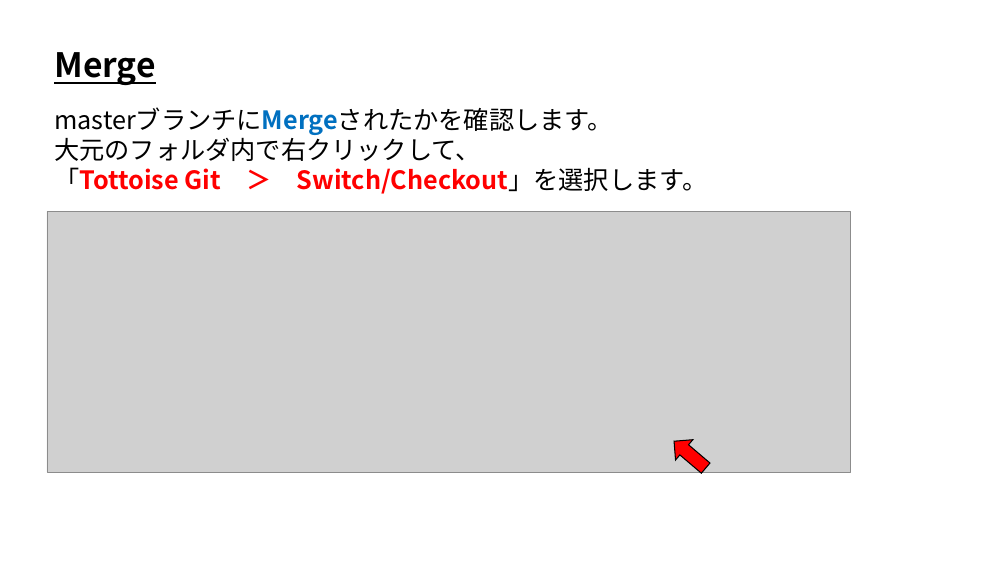
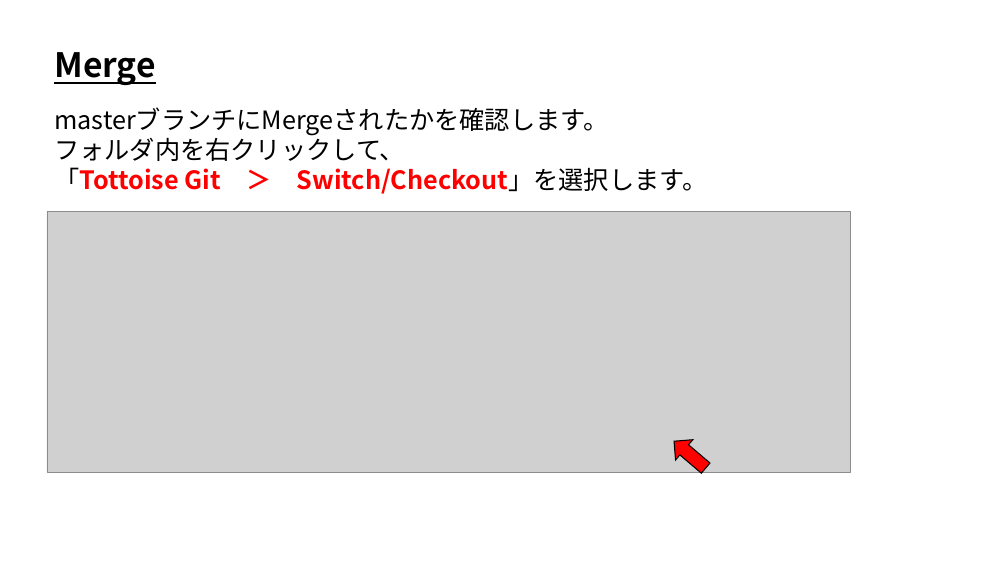
Before and after one commit to ArakiYusuke-Ohara/Textbook, a slide deck: slide 13 of ゲーム科2年/00_前期/ゲームエンジンⅢ/バージョン管理/11_プルリクエストとMerge.pptx. Drawn at 1008x567 pixels with LibreOffice and Linux fonts; fonts in the diff are those of the drawing; grey boxes stand for pictures. Boxes give left, top, right and bottom in pixels: in the first picture for what was removed or moved away, otherwise in the second. Text is boxed around its words. In the diff, an @@ line names an element or a change of style, - is before the commit and + after.

```diff
--- a/ゲーム科2年/00_前期/ゲームエンジンⅢ/バージョン管理/11_プルリクエストとMerge.pptx
+++ b/ゲーム科2年/00_前期/ゲームエンジンⅢ/バージョン管理/11_プルリクエストとMerge.pptx
@@ text at bbox=[54, 107, 608, 136]: text colour #0070C0 to #000000, bold off in "masterブランチにMergeされたかを確認します。" @@
@@ text at bbox=[54, 133, 405, 161]: text changed @@
-大元のフォルダ内で右クリックして、
+フォルダ内を右クリックして、
```
Also in this commit, not shown: 4 other slides changed, 9 other files.
